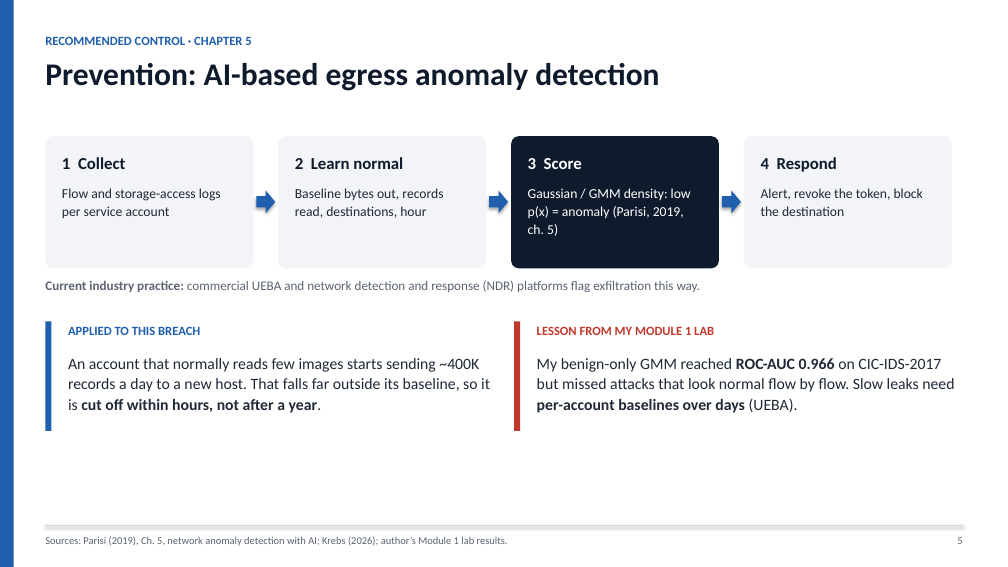
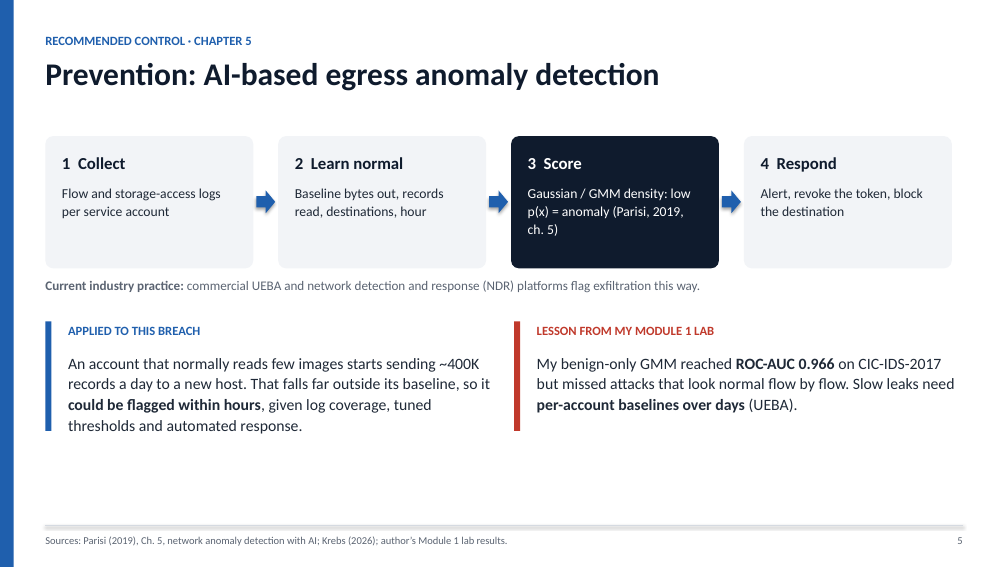
Before and after one commit to Ruthvik-Bandari/ArtificialIntelligence-for-Cybersecurity, a slide deck: slide 5 of module-02-cia-triad-analysis/Ruthvik_Nath_Bandari_Module2_CIA_Triad_Analysis.pptx. Drawn at 1008x567 pixels with LibreOffice and Linux fonts; fonts in the diff are those of the drawing. Boxes give left, top, right and bottom in pixels: in the first picture for what was removed or moved away, otherwise in the second. Text is boxed around its words. In the diff, an @@ line names an element or a change of style, - is before the commit and + after.

```diff
--- a/module-02-cia-triad-analysis/Ruthvik_Nath_Bandari_Module2_CIA_Triad_Analysis.pptx
+++ b/module-02-cia-triad-analysis/Ruthvik_Nath_Bandari_Module2_CIA_Triad_Analysis.pptx
@@ text at [68, 358, 490, 434]: text changed @@
-An account that normally reads few images starts sending ~400K records a day to a new host. That falls far outside its baseline, so it is cut off within hours, not after a year.
+An account that normally reads few images starts sending ~400K records a day to a new host. That falls far outside its baseline, so it could be flagged within hours, given log coverage, tuned thresholds and automated response.
```
Also in this commit, not shown: 5 other slides changed, 4 other files.
